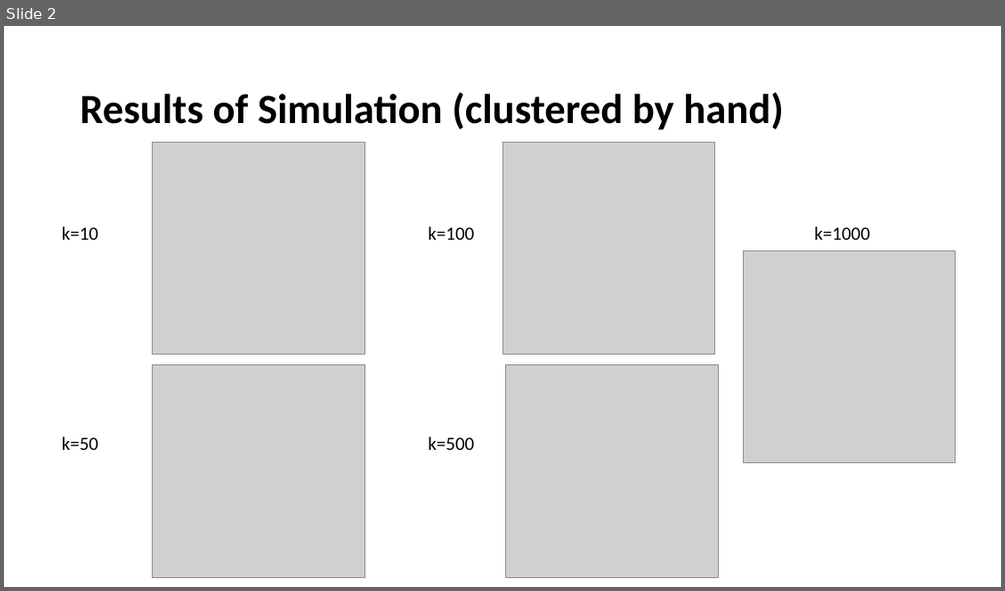
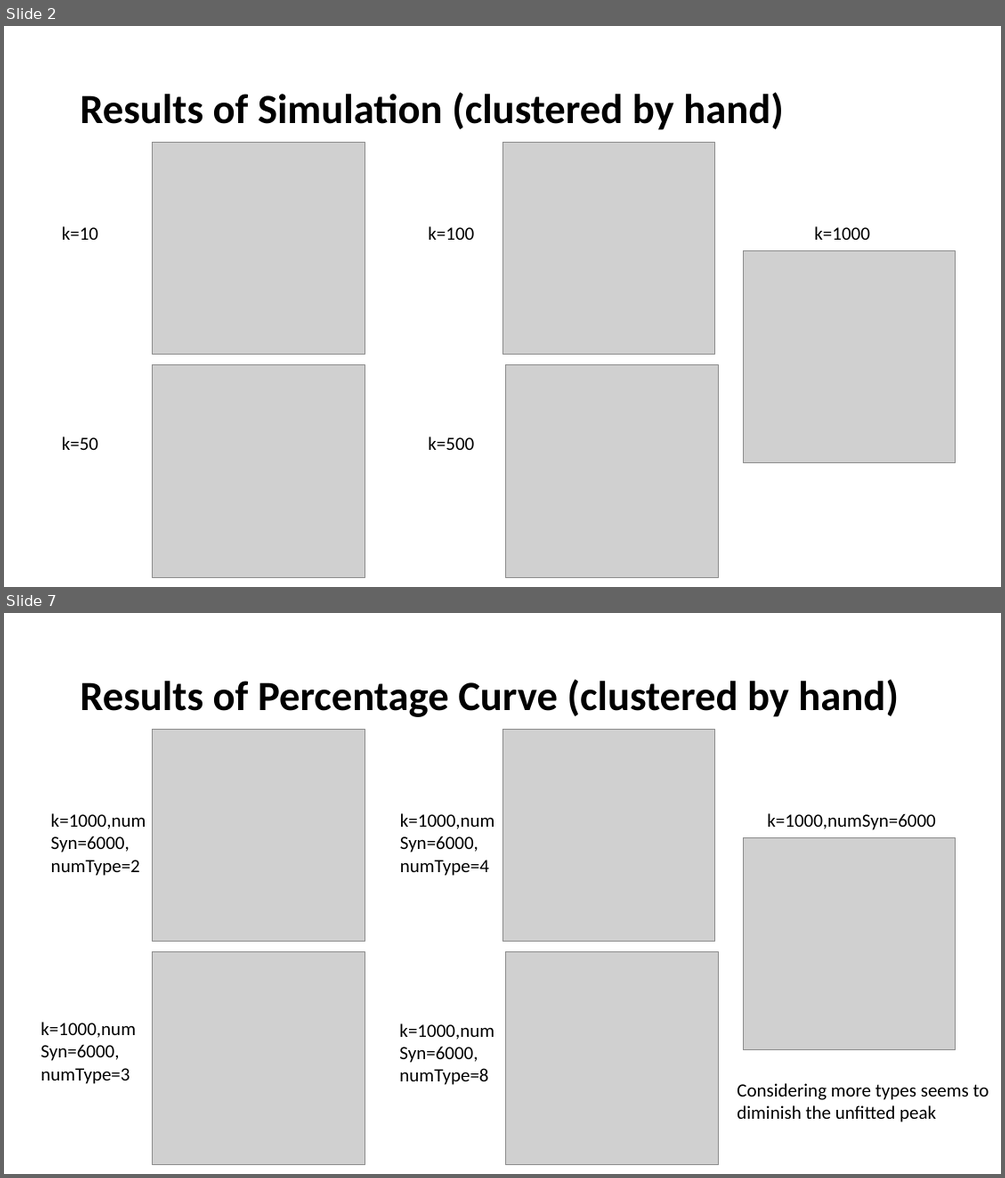
Before and after one commit to jingchengsimon/NeuronWithNetworkx, a slide deck: Pre.pptx. Shown one above the other, each under a label of ours: slide 2 before the commit, slides 2 and 7 after it; the slides between them are not shown. The pictures are 1005x591 and 1005x1178 pixels, drawn with LibreOffice and Linux fonts; fonts in the diff are those of the drawing; grey boxes stand for pictures. Boxes give left, top, right and bottom in pixels: in the first picture for what was removed or moved away, otherwise in the second. Text is boxed around its words. In the diff, an @@ line names an element or a change of style, - is before the commit and + after.

Commit message:
update on 080823
update visual_result

```diff
--- a/Pre.pptx
+++ b/Pre.pptx
@@ slide 7 added at box(4, 613, 1001, 1174), background #FFFFFF @@
@@ title added at box(80, 679, 898, 717), 40 pt, text #000000, bold @@
+Results of Percentage Curve (clustered by hand)
@@ picture added at box(152, 729, 364, 941) @@
@@ picture added at box(502, 729, 715, 941) @@
@@ text added at box(51, 813, 146, 876), 18 pt, text #000000 @@
+k=1000,num
+Syn=6000,
+numType=2
@@ text added at box(400, 813, 495, 876), 18 pt, text #000000 @@
+k=1000,num
+Syn=6000,
+numType=4
@@ text added at box(767, 813, 935, 830), 18 pt, text #000000 @@
+k=1000,numSyn=6000
@@ picture added at box(743, 838, 955, 1051) @@
@@ picture added at box(152, 952, 364, 1164) @@
@@ picture added at box(506, 952, 718, 1164) @@
@@ text added at box(40, 1022, 136, 1084), 18 pt, text #000000 @@
+k=1000,num
+Syn=6000,
+numType=3
@@ text added at box(399, 1023, 494, 1085), 18 pt, text #000000 @@
+k=1000,num
+Syn=6000,
+numType=8
@@ text added at box(736, 1083, 989, 1122), 18 pt, text #000000 @@
+Considering more types seems to
+diminish the unfitted peak
```
Also in this commit, not shown: 3 slides changed, 1 other slide added, 26 other files.
